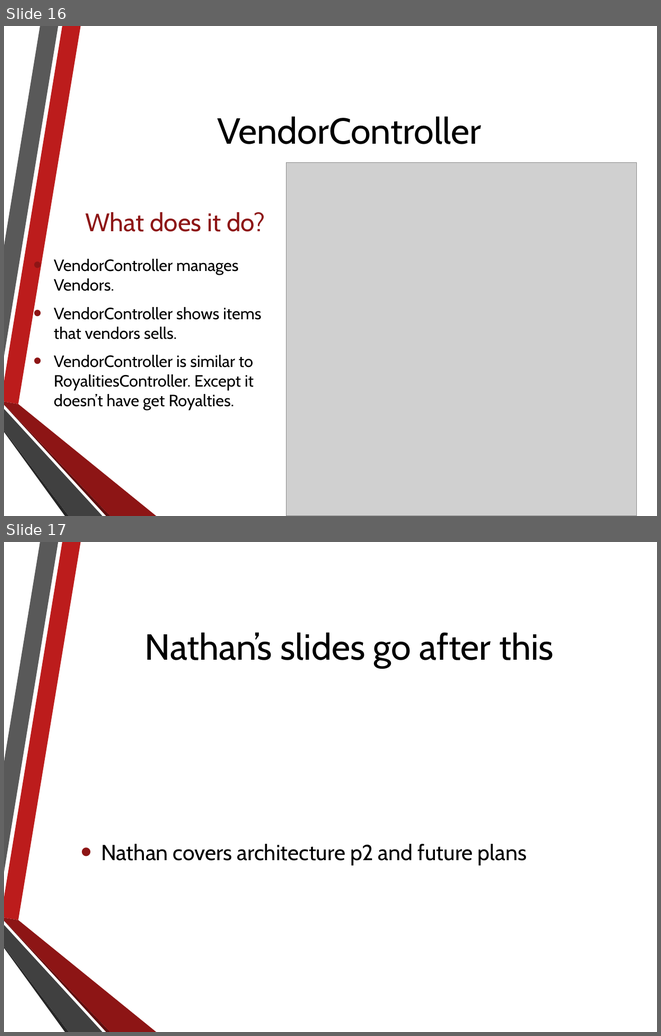
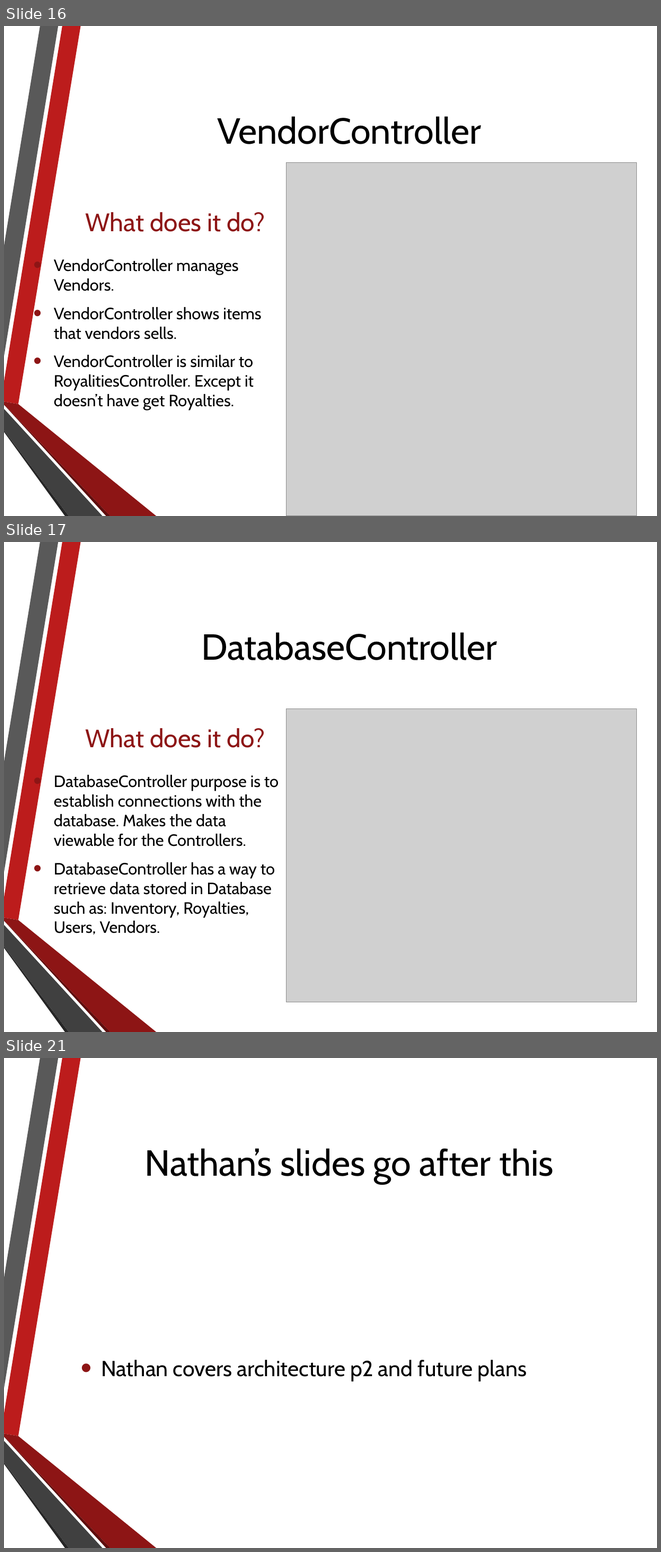
Before and after one commit to NathanielInman/IMS, a slide deck: Presentation.pptx. Shown one above the other, each under a label of ours: slides 16 and 17 before the commit, slides 16, 17 and 21 after it; the slides between them are not shown. The pictures are 661x1036 and 661x1552 pixels, drawn with LibreOffice and Linux fonts; fonts in the diff are those of the drawing; grey boxes stand for pictures; background and template pictures are left out. Boxes give left, top, right and bottom in pixels: in the first picture for what was removed or moved away, otherwise in the second. Text is boxed around its words. In the diff, an @@ line names an element or a change of style, - is before the commit and + after.

```diff
--- a/Presentation.pptx
+++ b/Presentation.pptx
@@ slide 17 added at <box>4,542,657,1032</box>, background picture (left out); not listed: 6 template elements that a slide beside it also shows @@
@@ title added at <box>201,632,497,660</box>, 40 pt, text #000000 @@
+DatabaseController
@@ picture added at <box>286,708,637,1002</box> @@
@@ text added at <box>85,728,265,748</box>, 28 pt, text #8D1515 @@
+What does it do?
@@ text added at <box>54,775,279,934</box>, 18 pt, text #000000 @@
+• DatabaseController purpose is to establish connections with the database. Makes the data viewable for the Controllers.
+• DatabaseController has a way to retrieve data stored in Database such as: Inventory, Royalties, Users, Vendors.
@@ what was slide 17 is now slide 21 @@
```
Also in this commit, not shown: 3 other slides added.
